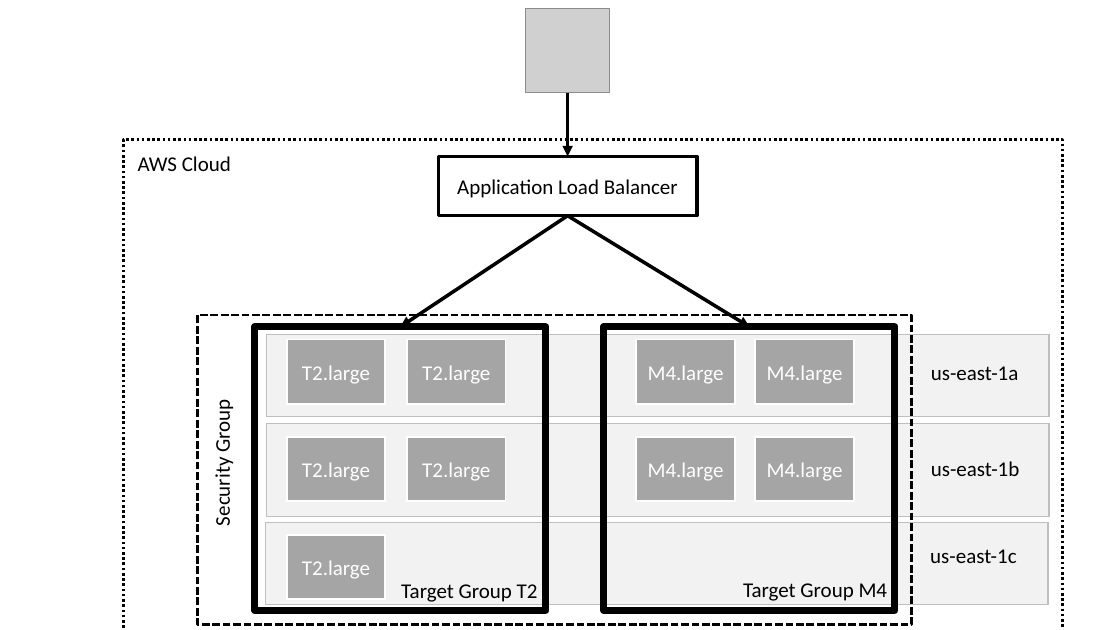
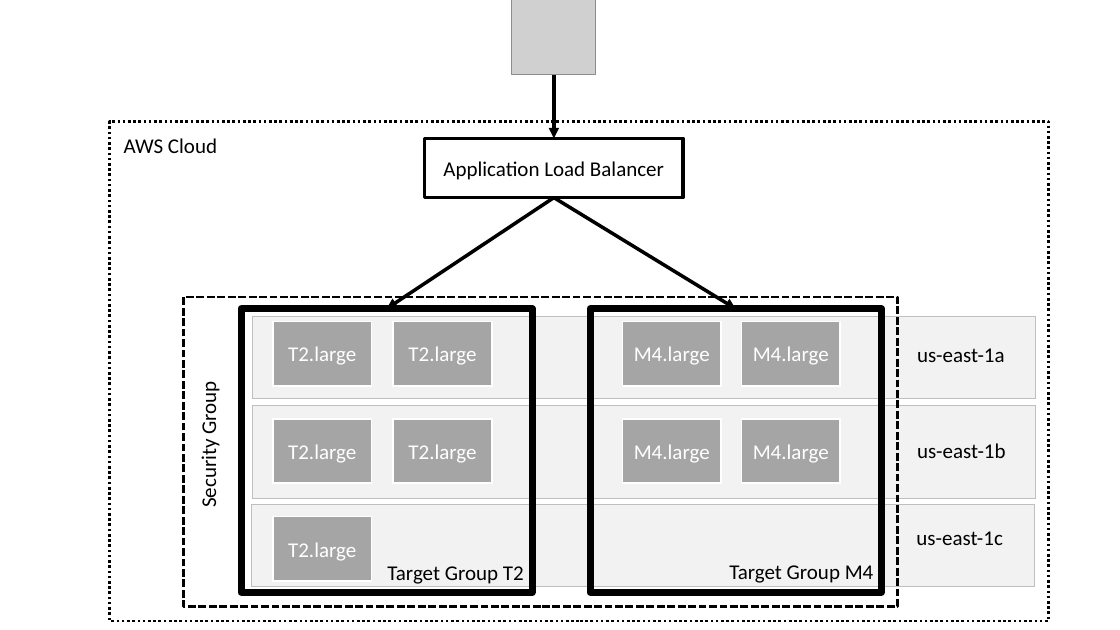
Before and after one commit to elcaballero69/cc-assignment1, a slide deck: slide 1 of architecture.pptx. Drawn at 1120x630 pixels with LibreOffice and Linux fonts; fonts in the diff are those of the drawing; grey boxes stand for pictures. Boxes give left, top, right and bottom in pixels: in the first picture for what was removed or moved away, otherwise in the second. Text is boxed around its words. In the diff, an @@ line names an element or a change of style, - is before the commit and + after.

Commit message:
resolved security group bug

```diff
--- a/architecture.pptx
+++ b/architecture.pptx
@@ 10 rectangles, 5 texts, 3 arrows, 1 picture: place and size @@
-10 rectangles, 5 texts, 3 arrows, 1 picture at <box>124,9,1063,630</box>
+10 rectangles, 5 texts, 3 arrows, 1 picture at <box>109,0,1049,621</box>
@@ 7 rectangles, 2 texts: place and size @@
-7 rectangles, 2 texts at <box>266,156,1049,601</box>
+7 rectangles, 2 texts at <box>253,139,1036,583</box>
```
